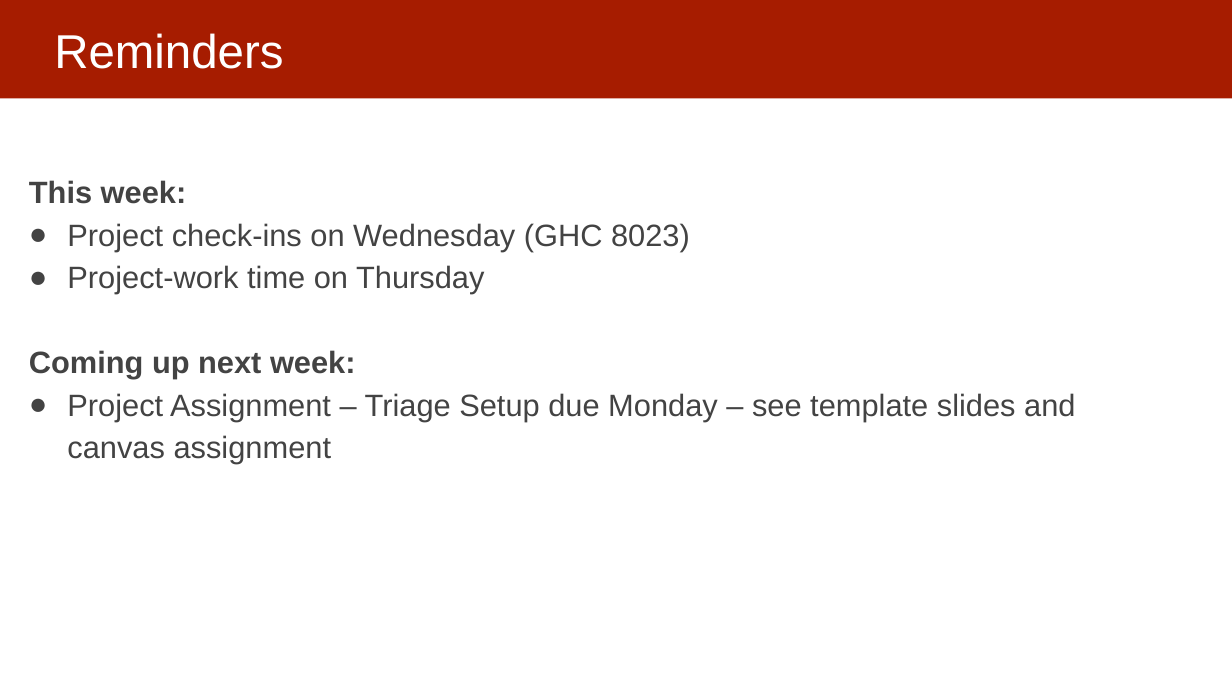
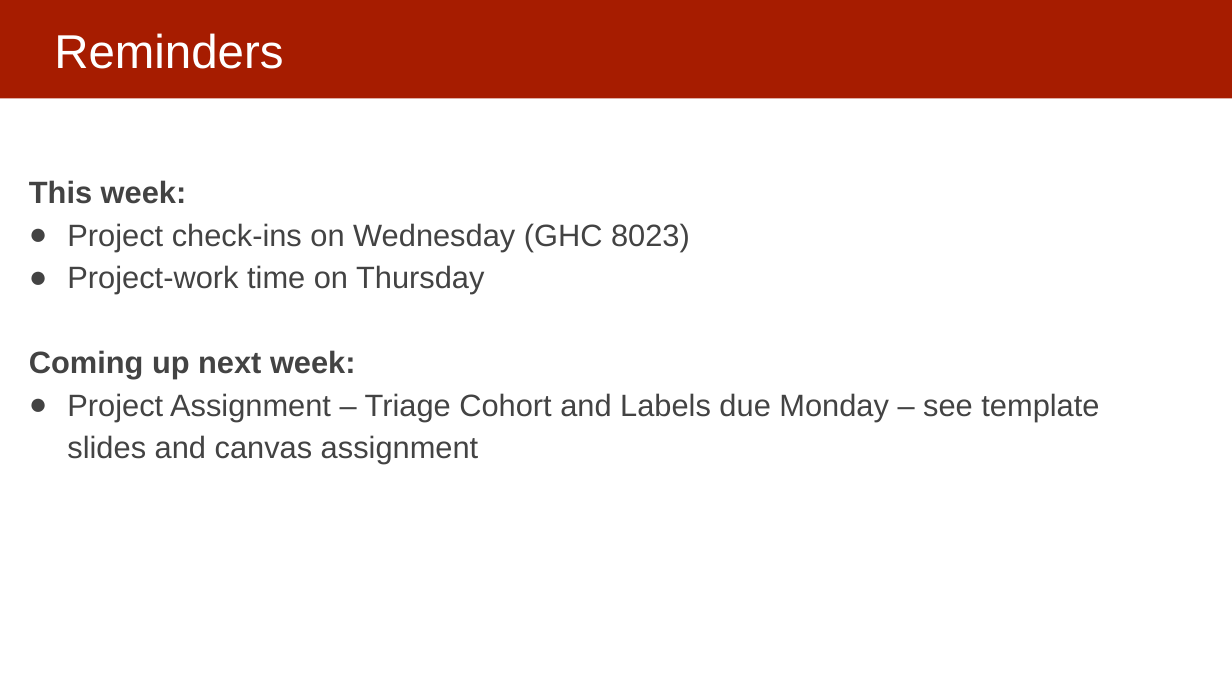
Before and after one commit to dssg/mlforpublicpolicylab, a slide deck: slide 29 of Lectures/11-model-selection-and-validation-part-2.pptx. Drawn at 1232x693 pixels with LibreOffice and Linux fonts; fonts in the diff are those of the drawing. Boxes give left, top, right and bottom in pixels: in the first picture for what was removed or moved away, otherwise in the second. Text is boxed around its words. In the diff, an @@ line names an element or a change of style, - is before the commit and + after.

```diff
--- a/Lectures/11-model-selection-and-validation-part-2.pptx
+++ b/Lectures/11-model-selection-and-validation-part-2.pptx
@@ text at (x1=67, y1=393, x2=1099, y2=464): text changed @@
-● Project Assignment – Triage Setup due Monday – see template slides and canvas assignment
+● Project Assignment – Triage Cohort and Labels due Monday – see template slides and canvas assignment
```
Also in this commit, not shown: 3 other slides changed, 1 other file.
